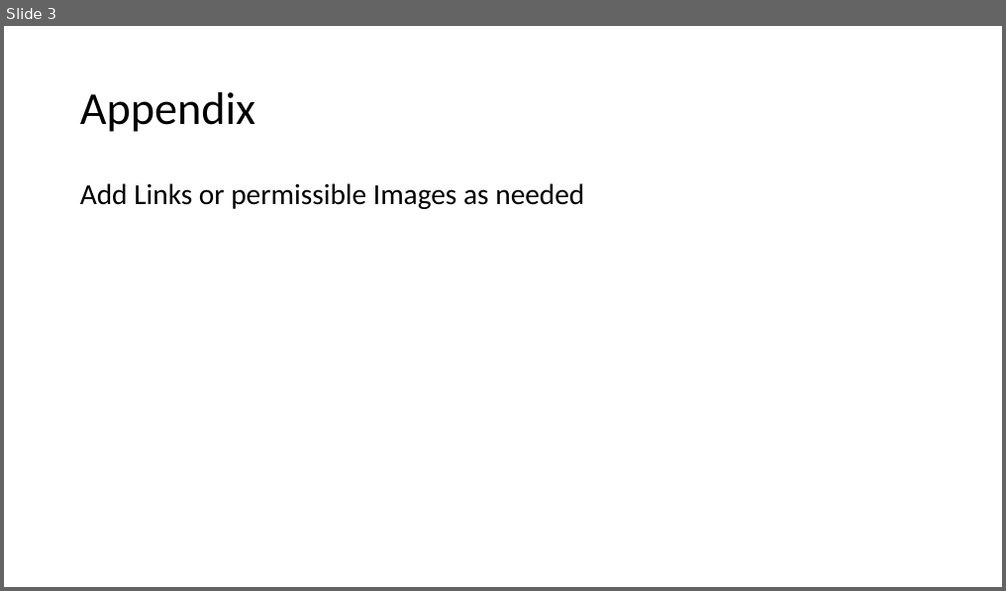
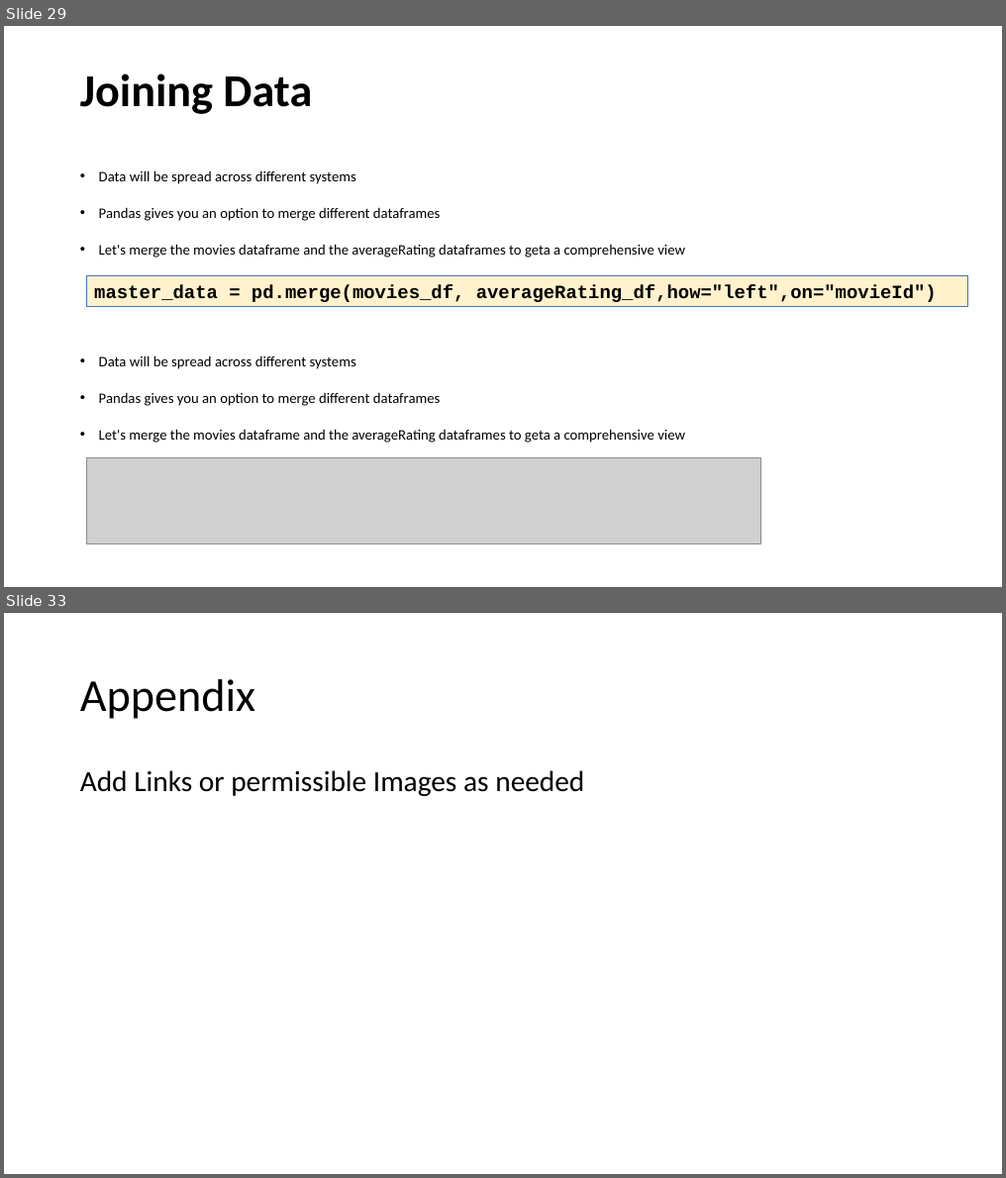
Before and after one commit to spoorthiempowher/Empowher-Curriculum, a slide deck: Python/EmpowHer - Python Curriculum.pptx. Shown one above the other, each under a label of ours: slide 3 before the commit, slides 29 and 33 after it; the slides between them are not shown. The pictures are 1006x591 and 1006x1178 pixels, drawn with LibreOffice and Linux fonts; fonts in the diff are those of the drawing; grey boxes stand for pictures. Boxes give left, top, right and bottom in pixels: in the first picture for what was removed or moved away, otherwise in the second. Text is boxed around its words. In the diff, an @@ line names an element or a change of style, - is before the commit and + after.

```diff
--- a/Python/EmpowHer - Python Curriculum.pptx
+++ b/Python/EmpowHer - Python Curriculum.pptx
@@ slide 29 added at (4,26,1002,587), background #FFFFFF @@
@@ title added at (80,74,312,114), 44 pt, text #000000, bold @@
+Joining Data
@@ text added at (99,171,685,258), 14 pt, text #000000 @@
+• Data will be spread across different systems
+• Pandas gives you an option to merge different dataframes
+• Let's merge the movies dataframe and the averageRating dataframes to geta a comprehensive view
@@ rectangle added at (87,276,968,307), fill #FFF2CC, outline #4472C4 0.75 pt, 18 pt, text #000000, bold @@
+master_data = pd.merge(movies_df, averageRating_df,how="left",on="movieId")
@@ text added at (99,356,685,443), 14 pt, text #000000 @@
+• Data will be spread across different systems
+• Pandas gives you an option to merge different dataframes
+• Let's merge the movies dataframe and the averageRating dataframes to geta a comprehensive view
@@ picture added at (87,459,761,545) @@
@@ what was slide 3 is now slide 33 @@
```
Also in this commit, not shown: 1 slide changed, 29 other slides added.
